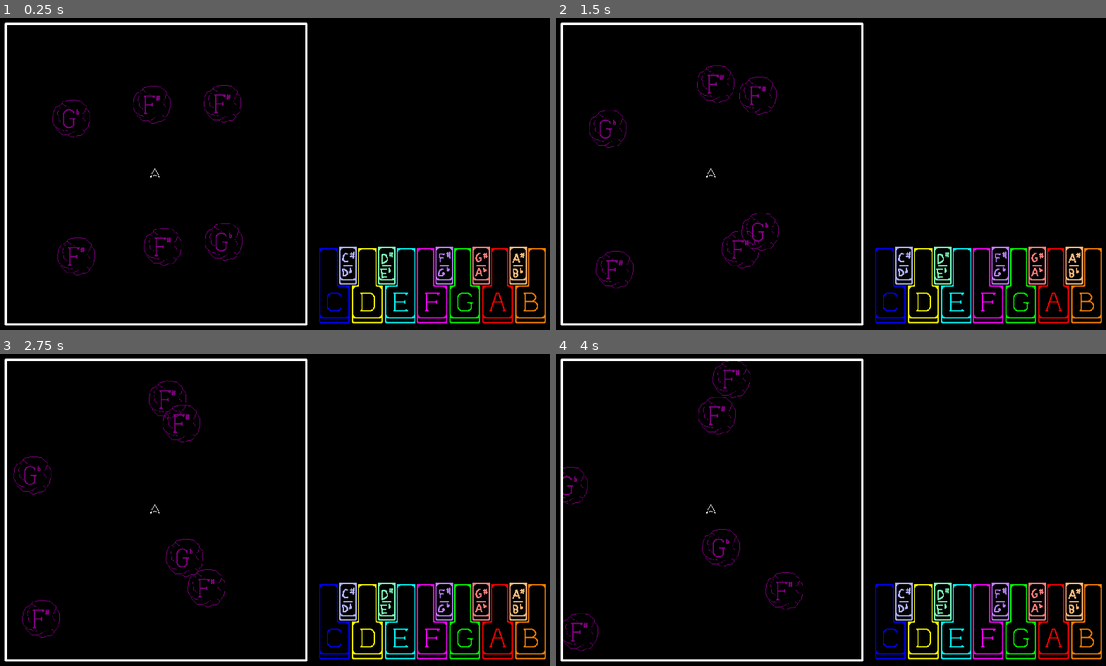
Above: before the commit, frames 1-4 (two rows, left to right).
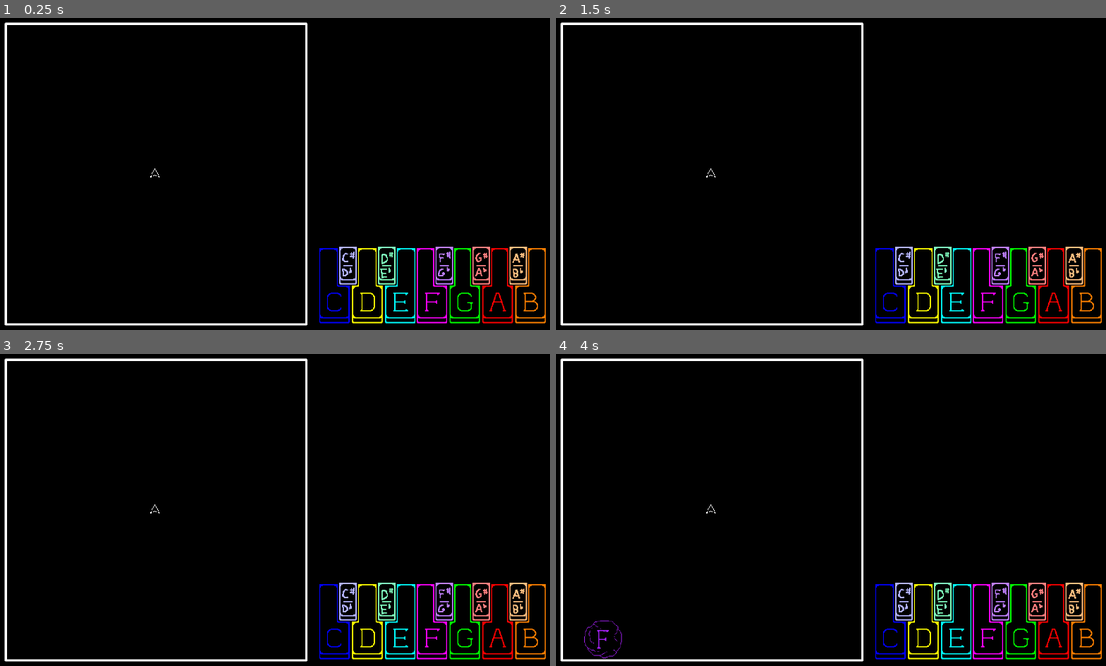
Above: after the commit, the same moments.

Repository: nicsaliani/musical-meteors
Game: Godot game, scene res://scenes/game.tscn
The game is run twice, just before and just after one commit, with the same random seed, the same clock (stepped at 60 frames per second) and the same inputs.
Inputs:
- Up to frame 1 (0.25 s): no input
- Up to frame 2 (1.5 s): no input
- Up to frame 3 (2.75 s): no input
- Up to frame 4 (4 s): no input

The runs differ from the first frame. In frame 1, 0.7% of the frame differs, in the area x 9-45%, y 21-83%; in frame 2, 0.7%; in frame 3, 0.7%; in frame 4, 0.8%, in the area x 1-45%, y 2-98%.

Commit message:
Update game scene
Updated game scene

Diff:
--- a/scenes/game.tscn
+++ b/scenes/game.tscn
@@ -1,12 +1,12 @@
 [gd_scene load_steps=44 format=3 uid="uid://djrahedsf5gjh"]
 
+[ext_resource type="Script" path="res://scripts/asteroid_manager.gd" id="1_m1o48"]
 [ext_resource type="Texture2D" uid="uid://dbopkhuvs7gww" path="res://assets/sprites/game_border_new.png" id="2_72ir7"]
 [ext_resource type="Texture2D" uid="uid://ts76wag6gdto" path="res://assets/sprites/blueprint.png" id="2_ha25o"]
 [ext_resource type="Script" path="res://scripts/midi_key.gd" id="3_xooqs"]
 [ext_resource type="Texture2D" uid="uid://gfm0y8gvydxv" path="res://assets/sprites/blueprint_keyboard_sheet.png" id="4_8evpd"]
 [ext_resource type="Script" path="res://scripts/midi_control.gd" id="5_aemnb"]
 [ext_resource type="Texture2D" uid="uid://bmpdqo61o67qb" path="res://assets/sprites/spr_player.png" id="6_15trj"]
-[ext_resource type="PackedScene" uid="uid://ca7vbuen0m1pe" path="res://scenes/asteroid.tscn" id="10_jw3vv"]
 
 [sub_resource type="AtlasTexture" id="AtlasTexture_jhbe8"]
 atlas = ExtResource("4_8evpd")
@@ -338,37 +338,14 @@
 position = Vector2(210, 0)
 zoom = Vector2(2, 2)
 
-[node name="Asteroids" type="Node" parent="."]
-
-[node name="Asteroid" parent="Asteroids" instance=ExtResource("10_jw3vv")]
-position = Vector2(122, -115)
-size = 1
-pitch = 6
-
-[node name="Asteroid2" parent="Asteroids" instance=ExtResource("10_jw3vv")]
-position = Vector2(-136, -96)
-size = 1
-pitch = 6
-
-[node name="Asteroid3" parent="Asteroids" instance=ExtResource("10_jw3vv")]
-position = Vector2(-128, 138)
-size = 1
-pitch = 6
-
-[node name="Asteroid4" parent="Asteroids" instance=ExtResource("10_jw3vv")]
-position = Vector2(124, 121)
-size = 1
-pitch = 6
-
-[node name="Asteroid5" parent="Asteroids" instance=ExtResource("10_jw3vv")]
-position = Vector2(-8, -109)
-size = 1
-pitch = 6
-
-[node name="Asteroid6" parent="Asteroids" instance=ExtResource("10_jw3vv")]
-position = Vector2(6, 125)
-size = 1
-pitch = 6
+[node name="Asteroid Manager" type="Control" parent="."]
+layout_mode = 3
+anchors_preset = 0
+script = ExtResource("1_m1o48")
+
+[node name="Asteroid Spawn Timer" type="Timer" parent="Asteroid Manager"]
+wait_time = 3.0
+autostart = true
 
 [node name="Blueprint" type="Sprite2D" parent="."]
 visible = false
@@ -403,6 +380,7 @@
 [node name="CD Key" type="Node2D" parent="MIDI Control"]
 position = Vector2(49, 32)
 script = ExtResource("3_xooqs")
+pitch_type = 1
 
 [node name="AnimatedSprite2D" type="AnimatedSprite2D" parent="MIDI Control/CD Key"]
 sprite_frames = SubResource("SpriteFrames_2eofh")
@@ -412,6 +390,7 @@
 [node name="D Key" type="Node2D" parent="MIDI Control"]
 position = Vector2(82, 66)
 script = ExtResource("3_xooqs")
+pitch_type = 2
 
 [node name="AnimatedSprite2D" type="AnimatedSprite2D" parent="MIDI Control/D Key"]
 sprite_frames = SubResource("SpriteFrames_c7vt4")
@@ -421,6 +400,7 @@
 [node name="DE Key" type="Node2D" parent="MIDI Control"]
 position = Vector2(115, 32)
 script = ExtResource("3_xooqs")
+pitch_type = 3
 
 [node name="AnimatedSprite2D" type="AnimatedSprite2D" parent="MIDI Control/DE Key"]
 sprite_frames = SubResource("SpriteFrames_aridw")
@@ -430,6 +410,7 @@
 [node name="E Key" type="Node2D" parent="MIDI Control"]
 position = Vector2(138, 66)
 script = ExtResource("3_xooqs")
+pitch_type = 4
 
 [node name="AnimatedSprite2D" type="AnimatedSprite2D" parent="MIDI Control/E Key"]
 sprite_frames = SubResource("SpriteFrames_0ypmk")
@@ -439,6 +420,7 @@
 [node name="F Key" type="Node2D" parent="MIDI Control"]
 position = Vector2(192, 66)
 script = ExtResource("3_xooqs")
+pitch_type = 5
 
 [node name="AnimatedSprite2D" type="AnimatedSprite2D" parent="MIDI Control/F Key"]
 sprite_frames = SubResource("SpriteFrames_dmamq")
@@ -448,6 +430,7 @@
 [node name="FG Key" type="Node2D" parent="MIDI Control"]
 position = Vector2(213, 32)
 script = ExtResource("3_xooqs")
+pitch_type = 6
 
 [node name="AnimatedSprite2D" type="AnimatedSprite2D" parent="MIDI Control/FG Key"]
 sprite_frames = SubResource("SpriteFrames_d5bae")
@@ -457,6 +440,7 @@
 [node name="G Key" type="Node2D" parent="MIDI Control"]
 position = Vector2(248, 66)
 script = ExtResource("3_xooqs")
+pitch_type = 7
 
 [node name="AnimatedSprite2D" type="AnimatedSprite2D" parent="MIDI Control/G Key"]
 sprite_frames = SubResource("SpriteFrames_ob2nf")
@@ -466,6 +450,7 @@
 [node name="GA Key" type="Node2D" parent="MIDI Control"]
 position = Vector2(276, 32)
 script = ExtResource("3_xooqs")
+pitch_type = 8
 
 [node name="AnimatedSprite2D" type="AnimatedSprite2D" parent="MIDI Control/GA Key"]
 sprite_frames = SubResource("SpriteFrames_6p0kb")
@@ -475,6 +460,7 @@
 [node name="A Key" type="Node2D" parent="MIDI Control"]
 position = Vector2(304, 66)
 script = ExtResource("3_xooqs")
+pitch_type = 9
 
 [node name="AnimatedSprite2D" type="AnimatedSprite2D" parent="MIDI Control/A Key"]
 sprite_frames = SubResource("SpriteFrames_slbis")
@@ -484,6 +470,7 @@
 [node name="AB Key" type="Node2D" parent="MIDI Control"]
 position = Vector2(339, 32)
 script = ExtResource("3_xooqs")
+pitch_type = 10
 
 [node name="AnimatedSprite2D" type="AnimatedSprite2D" parent="MIDI Control/AB Key"]
 sprite_frames = SubResource("SpriteFrames_4nyf2")
@@ -493,6 +480,7 @@
 [node name="B Key" type="Node2D" parent="MIDI Control"]
 position = Vector2(360, 66)
 script = ExtResource("3_xooqs")
+pitch_type = 11
 
 [node name="AnimatedSprite2D" type="AnimatedSprite2D" parent="MIDI Control/B Key"]
 sprite_frames = SubResource("SpriteFrames_7a3o2")
